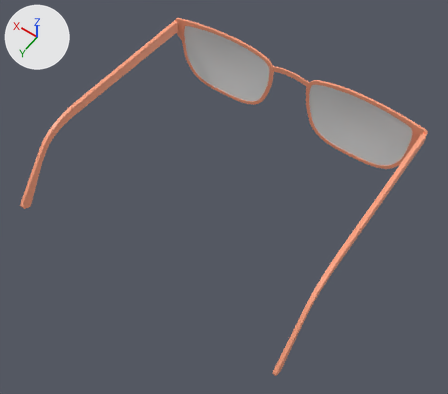
Renders of the FBX model Runtime/PRADA Glasses/PRADA Glasses Optimized.fbx from each side of a commit.
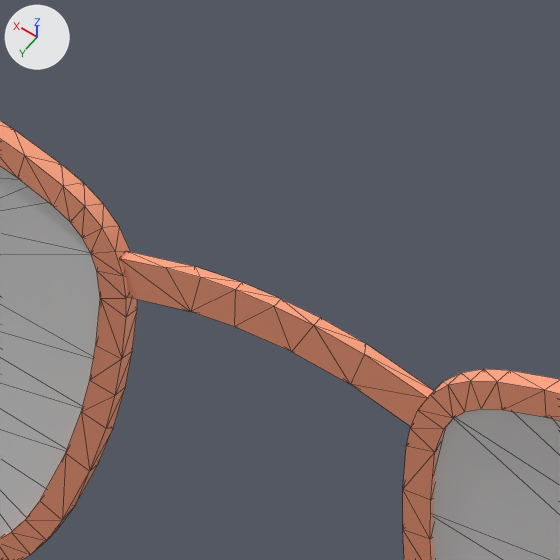
There are two pictures of each version: one whole from a camera (50 mm lens) standing at (-0.128, 0.118, 1.887) and looking at (-0.009, -0.05, 1.623), one close up on the part from 57% to 72% of the width and 9% to 26% of the height. The lights are fixed; the arrows at upper left show +X, +Y and +Z. The close-ups show mesh edges as thin lines.

Script lines for the objects in view, before the commit:
```python
me_cube_027 = bpy.data.meshes.new('Cube.027')
me_cube_027.from_pydata(...)  # 1061 vertices, 1619 faces; spans x -0.084..0.084, y -0.003..0.141, z -0.041..0.006
# faces by material slot: [1069, 550]
me_cube_027.materials.append(mat_prada_frames)  # beige #ffa480
me_cube_027.materials.append(mat_prada_lens)  # white #e7e7e7
ob_prada_glasses_optimized = bpy.data.objects.new('PRADA Glasses Optimized', me_cube_027)
ob_prada_glasses_optimized.location = (0.0, -0.12705, 1.65)
```
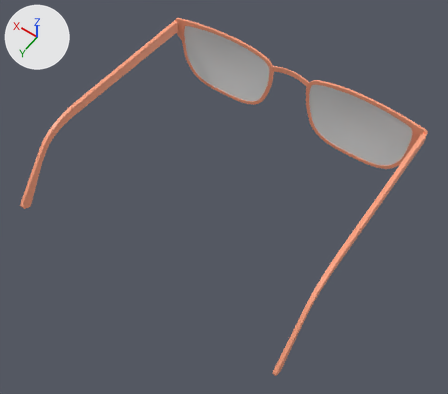
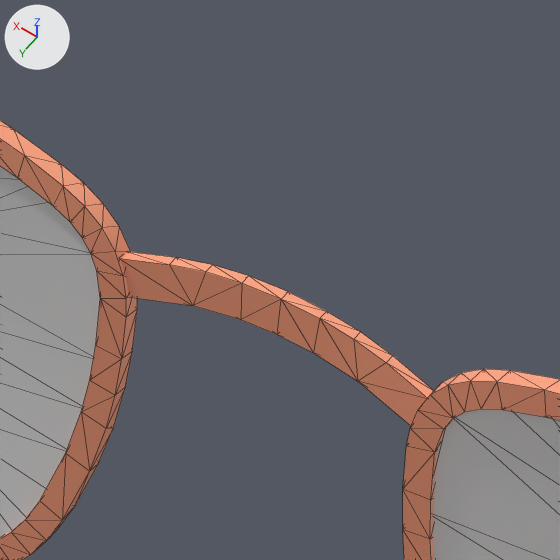
Commit message: Fixed Nose Bridge on PRADA Glasses.

Where the change shows, as pixel boxes (x1, y1, x2, y2) in the close-ups (560 x 560 px; the box of a moved part takes in the faces that stretch with it):
part 1 of me_cube_027, moved or reshaped: before (120, 251, 434, 426); after (121, 252, 434, 426)

Edits to the bpy script that builds the scene:
```text
Change me_cube_027:
    where me_cube_027.from_pydata(...)  # 1061 vertices, 1619 faces; spans x -0.084..0.084, y -0.003..0.141, z -0.041..0.006
    used by ob_prada_glasses_optimized; location = (0.0, -0.12705, 1.65)
    me_cube_027 part 1
    11 vertices are removed from x -0.007..0.007, y -0.001..0.0, z -0.002..0.002
    44 faces are deleted
    3 vertices move from x -0.007..0.006, y 0.0, z -0.002..0.001 to x -0.009..0.006, y -0.002..0.0, z -0.002..0.001
    16 vertices are added at x -0.009..0.009, y -0.002..-0.001, z -0.002..0.002
    54 new faces join them, mat_prada_frames (beige #ffa480)
```
